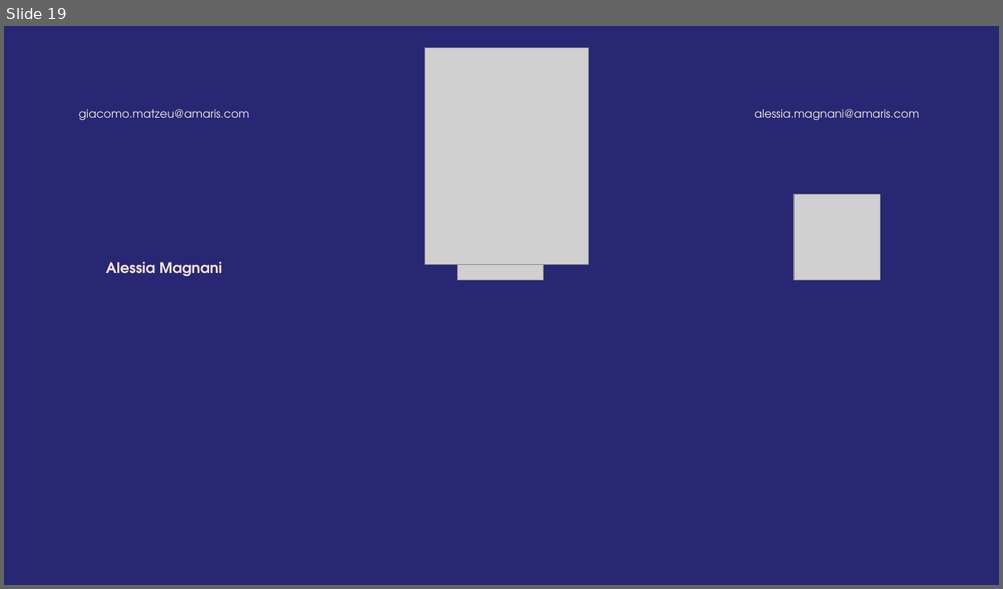
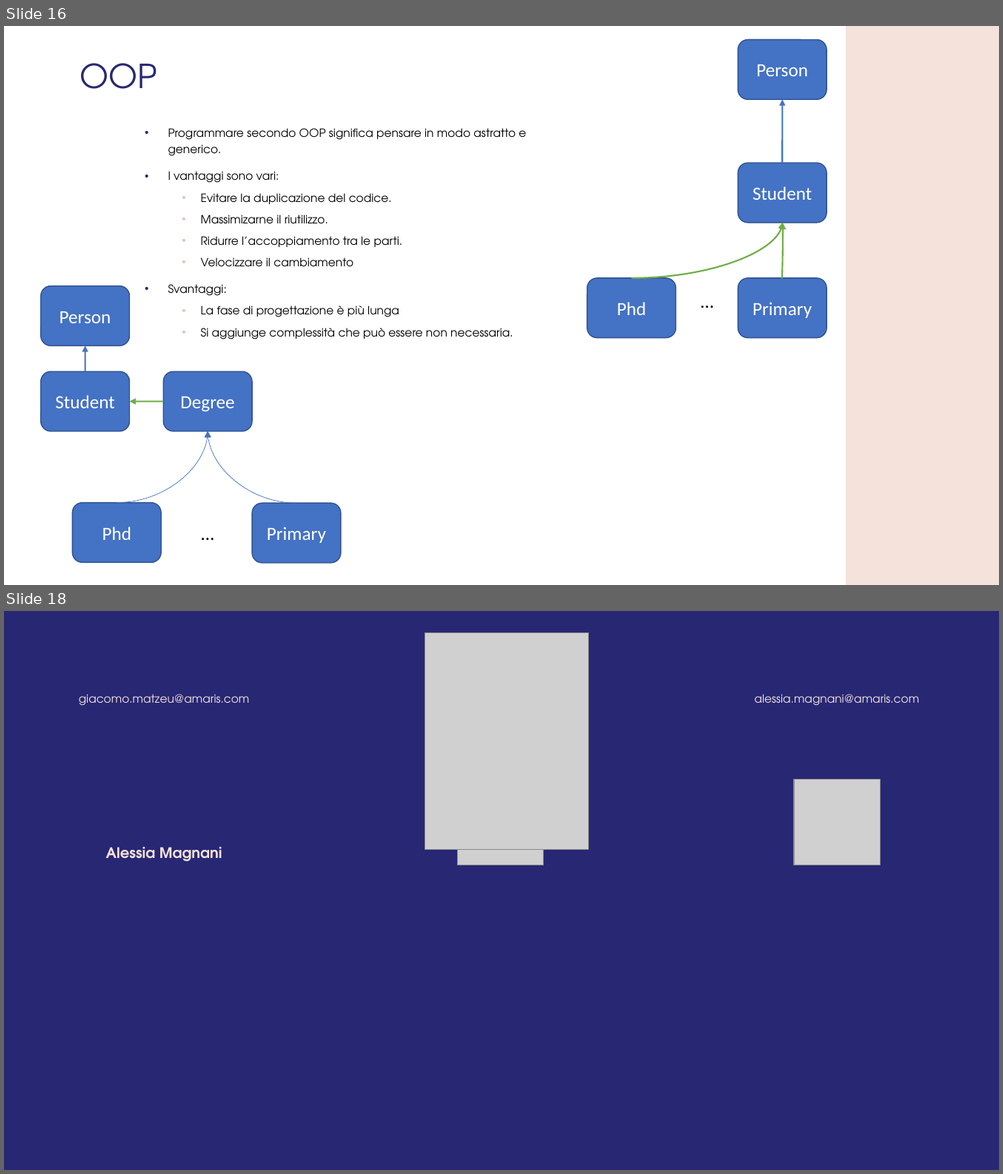
Before and after one commit to GMATZEU42/WS, a slide deck: WS02/WS_2.odp. Shown one above the other, each under a label of ours: slide 19 before the commit, slides 16 and 18 after it; the slides between them are not shown. The pictures are 1003x589 and 1003x1174 pixels, drawn with LibreOffice and Linux fonts; fonts in the diff are those of the drawing; grey boxes stand for pictures; background and template pictures are left out. Boxes give left, top, right and bottom in pixels: in the first picture for what was removed or moved away, otherwise in the second. Text is boxed around its words. In the diff, an @@ line names an element or a change of style, - is before the commit and + after.

```diff
--- a/WS02/WS_2.odp
+++ b/WS02/WS_2.odp
@@ slide 16 added at (x1=4, y1=26, x2=999, y2=585), background #FFFFFF @@
@@ freeform shape added at (x1=738, y1=39, x2=827, y2=99), fill #4472C4, outline #2F528F 0.99 pt, 18 pt, text #FFFFFF @@
+Person
@@ freeform shape added at (x1=845, y1=26, x2=999, y2=585), fill #F5E2DA @@
@@ title added at (x1=79, y1=63, x2=156, y2=89), 32 pt, text #272774 @@
+OOP
@@ arrow added from (782, 164) to (782, 100), #4472C4 1.5 pt @@
@@ text added at (x1=168, y1=128, x2=526, y2=340), 11 pt, text #000000 @@
+• Programmare secondo OOP significa pensare in modo astratto e generico.
+• I vantaggi sono vari:
+  • Evitare la duplicazione del codice.
+  • Massimizarne il riutilizzo.
+  • Ridurre l’accoppiamento tra le parti.
+  • Velocizzare il cambiamento
+• Svantaggi:
+  • La fase di progettazione è più lunga
+  • Si aggiunge complessità che può essere non necessaria.
@@ freeform shape added at (x1=738, y1=164, x2=827, y2=223), fill #4472C4, outline #2F528F 0.99 pt, 18 pt, text #FFFFFF @@
+Student
@@ curved arrow added from (632, 278) to (782, 223), #70AD47 1.5 pt @@
@@ curved arrow added from (782, 279) to (783, 223), #70AD47 1.5 pt @@
@@ freeform shape added at (x1=40, y1=286, x2=129, y2=346), fill #4472C4, outline #2F528F 0.99 pt, 18 pt, text #FFFFFF @@
+Person
@@ freeform shape added at (x1=586, y1=278, x2=675, y2=338), fill #4472C4, outline #2F528F 0.99 pt, 18 pt, text #FFFFFF @@
+Phd
@@ text added at (x1=661, y1=286, x2=752, y2=316), 18 pt, text #000000 @@
+…
@@ freeform shape added at (x1=738, y1=278, x2=827, y2=338), fill #4472C4, outline #2F528F 0.99 pt, 18 pt, text #FFFFFF @@
+Primary
@@ arrow added from (85, 372) to (85, 346), #4472C4 1.5 pt @@
@@ freeform shape added at (x1=40, y1=372, x2=129, y2=432), fill #4472C4, outline #2F528F 0.99 pt, 18 pt, text #FFFFFF @@
+Student
@@ freeform shape added at (x1=164, y1=372, x2=253, y2=432), fill #4472C4, outline #2F528F 0.99 pt, 18 pt, text #FFFFFF @@
+Degree
@@ arrow added from (164, 402) to (129, 402), #70AD47 1.5 pt @@
@@ curved arrow added from (116, 503) to (208, 432), #4472C4 0.51 pt @@
@@ curved arrow added from (296, 503) to (208, 432), #4472C4 0.51 pt @@
@@ freeform shape added at (x1=73, y1=503, x2=162, y2=562), fill #4472C4, outline #2F528F 0.99 pt, 18 pt, text #FFFFFF @@
+Phd
@@ freeform shape added at (x1=252, y1=503, x2=341, y2=563), fill #4472C4, outline #2F528F 0.99 pt, 18 pt, text #FFFFFF @@
+Primary
@@ text added at (x1=162, y1=517, x2=253, y2=548), 18 pt, text #000000 @@
+…
@@ what was slide 19 is now slide 18 @@
```
Also in this commit, not shown: 6 slides changed, 1 other slide added, 3 slides removed.
